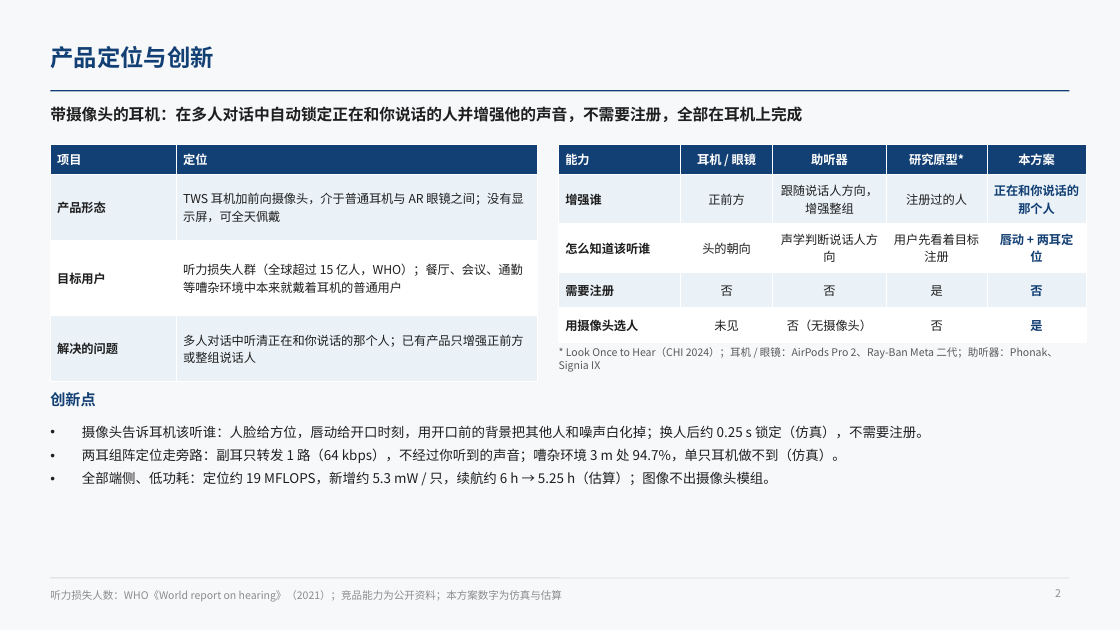
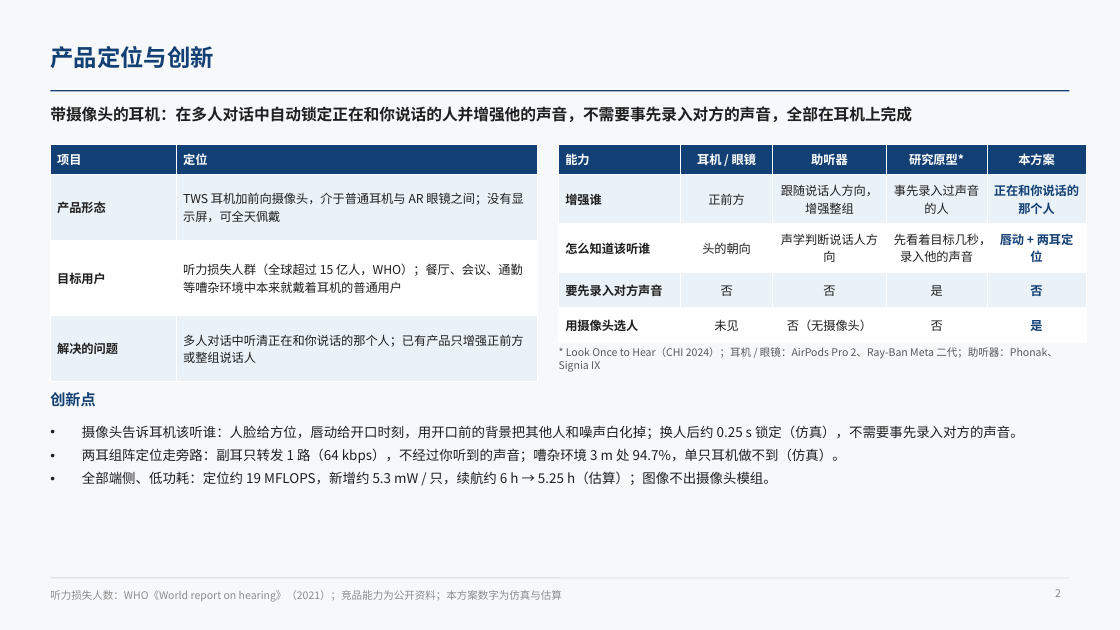
Before and after one commit to ZeroFoxxi/ssl-scene1, a slide deck: slide 2 of 02_耳机声源定位/耳机摄像头听觉辅助_声源定位与波束成形技术总结.pptx. Drawn at 1120x630 pixels with LibreOffice and Linux fonts; fonts in the diff are those of the drawing. Boxes give left, top, right and bottom in pixels: in the first picture for what was removed or moved away, otherwise in the second. Text is boxed around its words. In the diff, an @@ line names an element or a change of style, - is before the commit and + after.

```diff
--- a/02_耳机声源定位/耳机摄像头听觉辅助_声源定位与波束成形技术总结.pptx
+++ b/02_耳机声源定位/耳机摄像头听觉辅助_声源定位与波束成形技术总结.pptx
@@ text at (50,106,912,122): text changed @@
-带摄像头的耳机：在多人对话中自动锁定正在和你说话的人并增强他的声音，不需要注册，全部在耳机上完成
+带摄像头的耳机：在多人对话中自动锁定正在和你说话的人并增强他的声音，不需要事先录入对方的声音，全部在耳机上完成
@@ table at (559,145,1086,335) @@
-row 2, column 4: 注册过的人
+row 2, column 4: 事先录入过声音的人
-row 3, column 4: 用户先看着目标注册
+row 3, column 4: 先看着目标几秒，录入他的声音
-row 4, column 1: 需要注册
+row 4, column 1: 要先录入对方声音
@@ text at (82,425,1024,439): text changed @@
-• 摄像头告诉耳机该听谁：人脸给方位，唇动给开口时刻，用开口前的背景把其他人和噪声白化掉；换人后约 0.25 s 锁定（仿真），不需要注册。
+• 摄像头告诉耳机该听谁：人脸给方位，唇动给开口时刻，用开口前的背景把其他人和噪声白化掉；换人后约 0.25 s 锁定（仿真），不需要事先录入对方的声音。
```
Also in this commit, not shown: 8 other slides changed, 2 other files.
